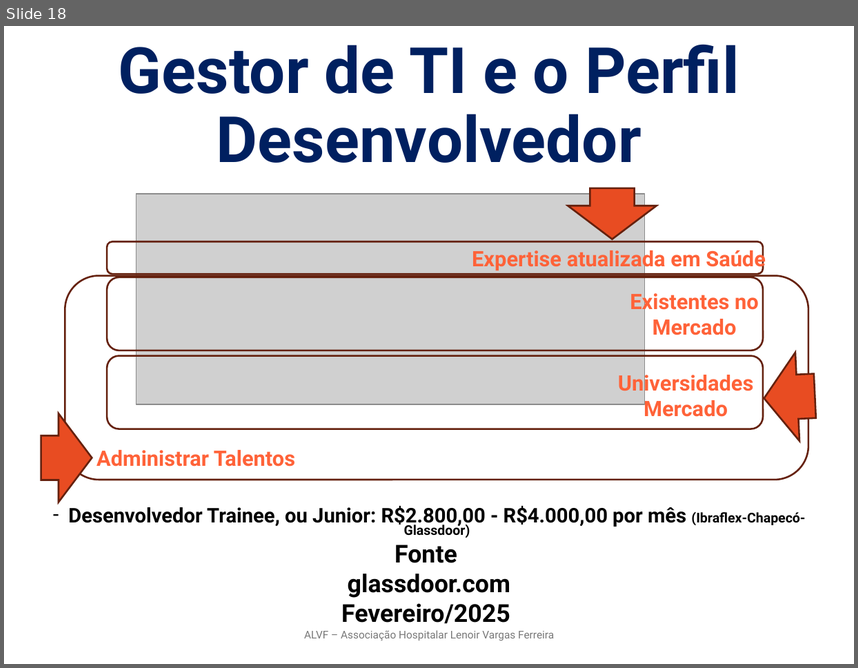
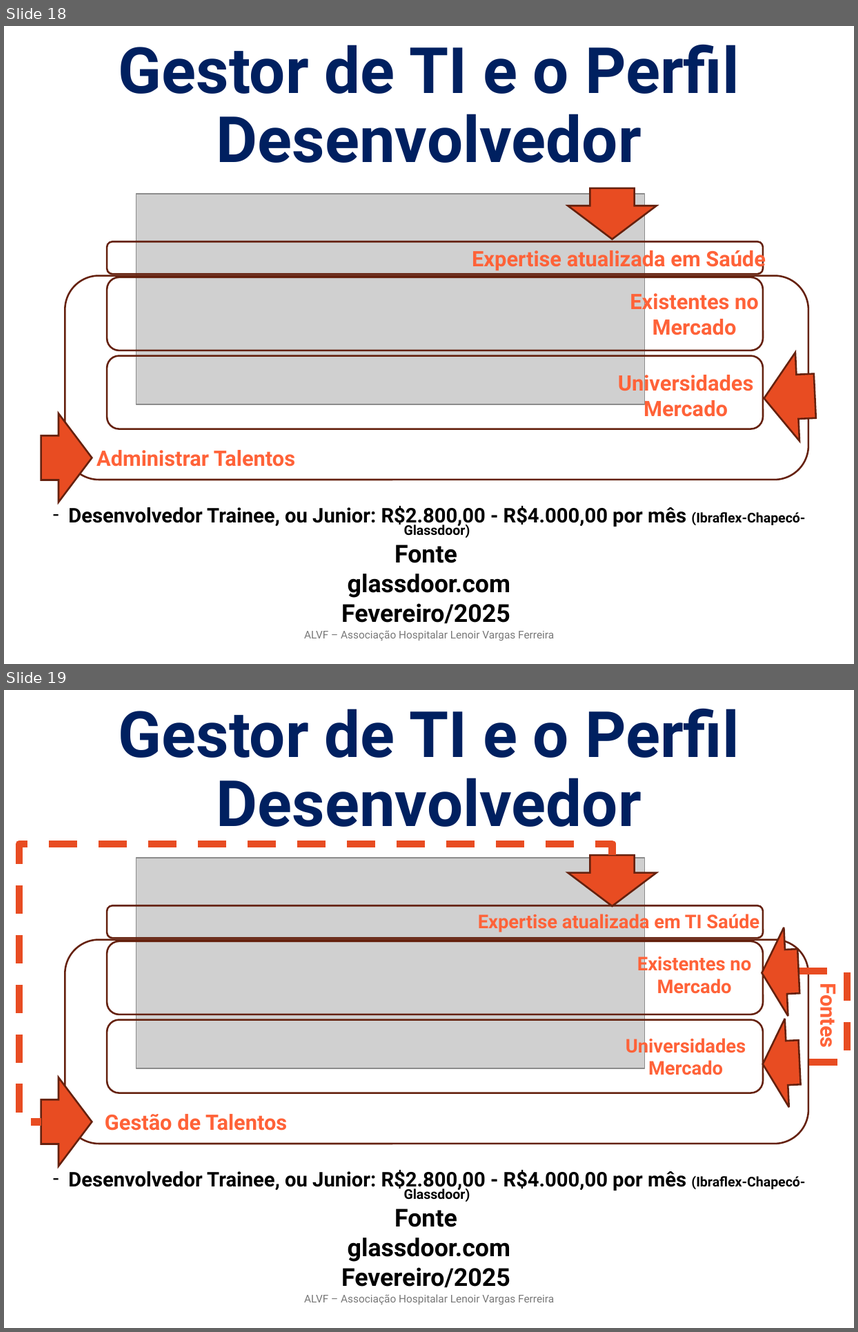
Before and after one commit to ProjetosALVF/ALVF_ProspeccaoGestao_TI, a slide deck: ALVF_Organizacional_ConselhoDe Administracao_Fev_2025/Estrutura_OrganizacionalGovernançaDeTI_ALVF.pptx. Shown one above the other, each under a label of ours: slide 18 before the commit, slides 18 and 19 after it. The pictures are 858x668 and 858x1332 pixels, drawn with LibreOffice and Linux fonts; fonts in the diff are those of the drawing; grey boxes stand for pictures. Boxes give left, top, right and bottom in pixels: in the first picture for what was removed or moved away, otherwise in the second. Text is boxed around its words. In the diff, an @@ line names an element or a change of style, - is before the commit and + after.

```diff
--- a/ALVF_Organizacional_ConselhoDe Administracao_Fev_2025/Estrutura_OrganizacionalGovernançaDeTI_ALVF.pptx
+++ b/ALVF_Organizacional_ConselhoDe Administracao_Fev_2025/Estrutura_OrganizacionalGovernançaDeTI_ALVF.pptx
@@ slide 19 added at <box>4,690,854,1328</box>, background #FFFFFF @@
@@ title added at <box>119,708,739,827</box>, 54 pt, text #002060, bold @@
+Gestor de TI e o Perfil
+Desenvolvedor
@@ elbow line added from (612, 855) to (41, 1122), #E84C22 6 pt dashed @@
@@ up arrow added at <box>568,855,656,906</box>, fill #E84C22, outline #66210F 1.5 pt @@
@@ picture added at <box>136,858,645,1068</box> @@
@@ rounded rectangle added at <box>107,905,763,938</box>, outline #66210F 1.5 pt @@
@@ text added at <box>478,911,760,933</box>, 16 pt, text #FF6238, bold @@
+Expertise atualizada em TI Saúde
@@ up arrow added at <box>760,927,800,1017</box>, fill #E84C22, outline #66210F 1.5 pt @@
@@ rounded rectangle added at <box>65,939,809,1143</box>, outline #66210F 1.5 pt @@
@@ rounded rectangle added at <box>107,940,763,1014</box>, outline #66210F 1.5 pt @@
@@ text added at <box>637,953,751,994</box>, 16 pt, text #FF6238, bold @@
+Existentes no Mercado
@@ elbow line added from (799, 971) to (800, 1063), #E84C22 6 pt dashed @@
@@ text added at <box>815,989,843,1046</box>, 18 pt, text #FF6238, bold @@
+Fontes
@@ rounded rectangle added at <box>107,1020,763,1093</box>, outline #66210F 1.5 pt @@
@@ up arrow added at <box>761,1018,802,1107</box>, fill #E84C22, outline #66210F 1.5 pt @@
@@ text added at <box>626,1035,746,1075</box>, 16 pt, text #FF6238, bold @@
+Universidades Mercado
@@ up arrow added at <box>41,1078,92,1166</box>, fill #E84C22, outline #66210F 1.5 pt @@
@@ text added at <box>105,1114,287,1130</box>, 18 pt, text #FF6238, bold @@
+Gestão de Talentos
@@ text added at <box>68,1170,805,1288</box>, 17.1 pt, text #000000, bold @@
+– Desenvolvedor Trainee, ou Junior: R$2.800,00 - R$4.000,00 por mês (Ibraflex-Chapecó-Glassdoor)
+Fonte
+glassdoor.com
+Fevereiro/2025
@@ text added at <box>304,1294,554,1304</box>, 9 pt, text #797979 @@
+ALVF – Associação Hospitalar Lenoir Vargas Ferreira
```
Also in this commit, not shown: 2 other files.
